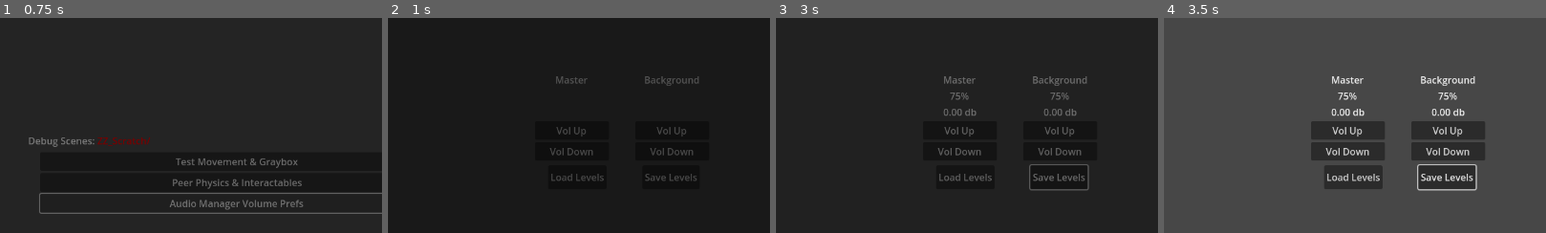
Above: before the commit, frames 1-4 (left to right).
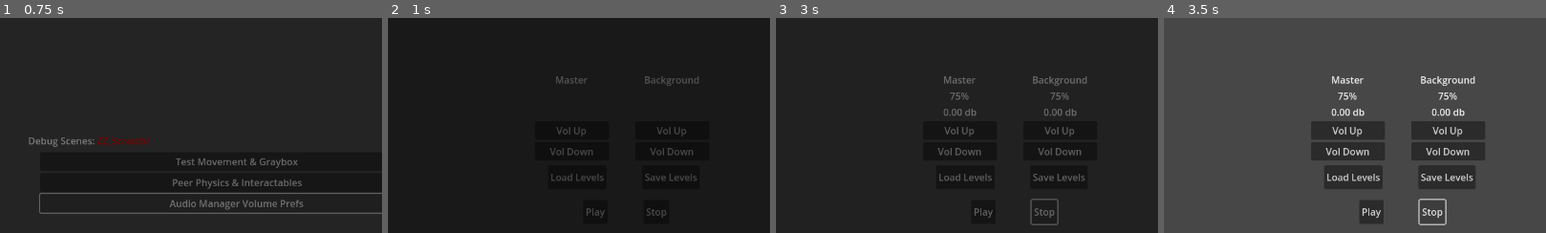
Above: after the commit, the same moments.

Repository: Small-Loan-Studio/TGO
Game: Godot game, scene res://Scenes/Driver.tscn
The game is run twice, just before and just after one commit, with the same random seed, the same clock (stepped at 60 frames per second) and the same inputs.
Inputs (mouse positions are % of the whole screen's width and height, from its top left):
- Up to frame 1 (0.75 s): click "Audio Manager Volume Prefs" at 0.5 s
- Up to frame 2 (1 s): no input
- Up to frame 3 (3 s): click "Load Levels" at 1.25 s; click "Save Levels" at 2 s; click (55, 59) at 2.75 s, where only the run after the commit has a clickable "Stop"
- Up to frame 4 (3.5 s): no input
The pictures show only the part of the screen within x 20-70%, y 14-64%; the shares and areas given below are measured in that part.

Frame 1 is identical in both runs. In frame 2, 0.1% of the frame differs, in the area x 52-73%, y 88-93%; in frame 3, 0.7%; in frame 4, 1.3%, in the area x 51-82%, y 68-97%.

Commit message:
adds play/stop buttons

Diff:
--- a/Scripts/AudioManager.gd
+++ b/Scripts/AudioManager.gd
@@ -70,6 +70,20 @@
 	return tween.finished
 
 
+## stops the current track with an optional fade out
+## returns the tween responsible for handling the fade or null if no fade is requested
+func stop(fade_time: float = 0) -> Tween:
+	if fade_time == 0:
+		bgm_player.stop()
+		return null
+
+	var tween := get_tree().create_tween()
+	tween.tween_property(bgm_player, "volume_db", 1.5 * DB_MIN, fade_time)
+	tween.tween_callback(bgm_player.stop)
+	tween.tween_callback(func() -> void: bgm_player.volume_db = 0)
+	return tween
+
+
 func _set_stream(player: AudioStreamPlayer2D, stream: AudioStream, should_play: bool) -> void:
 	player.stream = stream
 	if should_play:
@@ -136,11 +150,8 @@
 ## handles converting into db internally
 func set_level(bus: Enums.AudioBus, volume_pct: float) -> void:
 	var idx := Enums.audio_bus_index(bus)
-	var new_level := _volume_to_db(volume_pct)
-	if new_level <= DB_MIN:
-		new_level = -80
-	if new_level >= DB_MAX:
-		new_level = DB_MAX
+	var new_level := clampf(_volume_to_db(volume_pct), DB_MIN, DB_MAX)
+	AudioServer.set_bus_mute(idx, new_level <= DB_MIN)
 	AudioServer.set_bus_volume_db(idx, new_level)
 
 
--- a/ZZ_Scratch/AudioLevels/AudioLevels.gd
+++ b/ZZ_Scratch/AudioLevels/AudioLevels.gd
@@ -7,8 +7,10 @@
 @onready var bgm_val: Label = $CanvasLayer/Background/Value
 @onready var bgm_val_db: Label = $CanvasLayer/Background/ValueDB
 
+
 func setup(driver: Driver) -> void:
 	_audio_mgr = driver.audio_mgr
+
 
 func _process(_delta: float) -> void:
 	if _audio_mgr != null:
@@ -29,28 +31,44 @@
 		bgm_val.text = "!"
 		bgm_val_db.text = "!"
 
+
 func _up(bus: Enums.AudioBus) -> void:
 	var cur := _audio_mgr.get_level(bus)
 	_audio_mgr.set_level(bus, cur + .05)
+
 
 func _down(bus: Enums.AudioBus) -> void:
 	var cur := _audio_mgr.get_level(bus)
 	_audio_mgr.set_level(bus, cur - .05)
 
+
 func _master_up() -> void:
 	_up(Enums.AudioBus.MASTER)
+
 
 func _master_down() -> void:
 	_down(Enums.AudioBus.MASTER)
 
+
 func _bgm_up() -> void:
 	_up(Enums.AudioBus.BACKGROUND_MUSIC)
+
 
 func _bgm_down() -> void:
 	_down(Enums.AudioBus.BACKGROUND_MUSIC)
 
+
 func _level_save() -> void:
 	_audio_mgr.save_levels()
 
+
 func _levels_load() -> void:
 	_audio_mgr.load_levels()
+
+
+func _play_pressed() -> void:
+	_audio_mgr.play(Enums.AudioTrack.SKETCH_1)
+
+
+func _stop_pressed() -> void:
+	_audio_mgr.stop(2)
--- a/ZZ_Scratch/AudioLevels/AudioLevels.tscn
+++ b/ZZ_Scratch/AudioLevels/AudioLevels.tscn
@@ -70,7 +70,7 @@
 layout_mode = 2
 text = "Vol Down"
 
-[node name="HBoxContainer" type="HBoxContainer" parent="CanvasLayer"]
+[node name="Buttons" type="HBoxContainer" parent="CanvasLayer"]
 offset_left = 521.0
 offset_top = 346.0
 offset_right = 775.0
@@ -78,19 +78,37 @@
 theme_override_constants/separation = 60
 metadata/_edit_group_ = true
 
-[node name="LoadLevels" type="Button" parent="CanvasLayer/HBoxContainer"]
+[node name="LoadLevels" type="Button" parent="CanvasLayer/Buttons"]
 layout_mode = 2
 text = "Load Levels
 "
 
-[node name="SaveLevels" type="Button" parent="CanvasLayer/HBoxContainer"]
+[node name="SaveLevels" type="Button" parent="CanvasLayer/Buttons"]
 layout_mode = 2
 text = "Save Levels
 "
+
+[node name="Buttons2" type="HBoxContainer" parent="CanvasLayer"]
+offset_left = 580.0
+offset_top = 404.0
+offset_right = 724.0
+offset_bottom = 444.0
+theme_override_constants/separation = 60
+metadata/_edit_group_ = true
+
+[node name="Play" type="Button" parent="CanvasLayer/Buttons2"]
+layout_mode = 2
+text = "Play"
+
+[node name="Stop" type="Button" parent="CanvasLayer/Buttons2"]
+layout_mode = 2
+text = "Stop"
 
 [connection signal="pressed" from="CanvasLayer/Master/Up" to="." method="_master_up"]
 [connection signal="pressed" from="CanvasLayer/Master/Down" to="." method="_master_down"]
 [connection signal="pressed" from="CanvasLayer/Background/Up" to="." method="_bgm_up"]
 [connection signal="pressed" from="CanvasLayer/Background/Down" to="." method="_bgm_down"]
-[connection signal="pressed" from="CanvasLayer/HBoxContainer/LoadLevels" to="." method="_levels_load"]
-[connection signal="pressed" from="CanvasLayer/HBoxContainer/SaveLevels" to="." method="_level_save"]
+[connection signal="pressed" from="CanvasLayer/Buttons/LoadLevels" to="." method="_levels_load"]
+[connection signal="pressed" from="CanvasLayer/Buttons/SaveLevels" to="." method="_level_save"]
+[connection signal="pressed" from="CanvasLayer/Buttons2/Play" to="." method="_play_pressed"]
+[connection signal="pressed" from="CanvasLayer/Buttons2/Stop" to="." method="_stop_pressed"]
